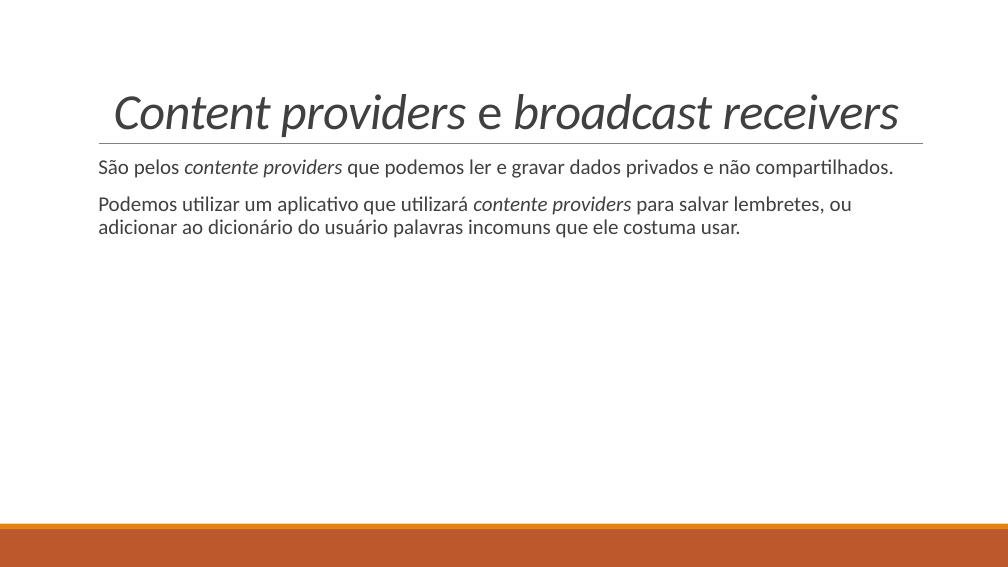
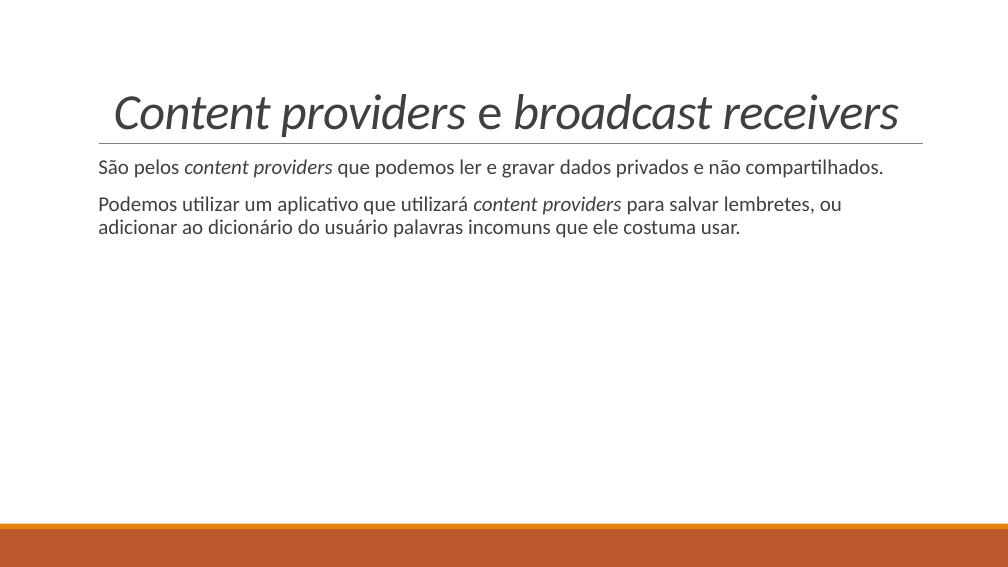
Before and after one commit to LucasHerculanoAmaro/Minhas-Aulas, a slide deck: slide 18 of Eugenio Mariz de Oliveira Netto/Programação de Aplicativos Mobile II/Aula 10/Componentes dos aplicativos Android.pptx. Drawn at 1008x567 pixels with LibreOffice and Linux fonts; fonts in the diff are those of the drawing. Boxes give left, top, right and bottom in pixels: in the first picture for what was removed or moved away, otherwise in the second. Text is boxed around its words. In the diff, an @@ line names an element or a change of style, - is before the commit and + after.

Commit message:
Trabalhando no projeto e na aula 10 de aplicativo mobile

```diff
--- a/Eugenio Mariz de Oliveira Netto/Programação de Aplicativos Mobile II/Aula 10/Componentes dos aplicativos Android.pptx
+++ b/Eugenio Mariz de Oliveira Netto/Programação de Aplicativos Mobile II/Aula 10/Componentes dos aplicativos Android.pptx
@@ text at (98, 159, 884, 238): text changed @@
-  São pelos contente providers que podemos ler e gravar dados privados e não compartilhados.
-  Podemos utilizar um aplicativo que utilizará contente providers para salvar lembretes, ou adicionar ao dicionário do usuário palavras incomuns que ele costuma usar.
+  São pelos content providers que podemos ler e gravar dados privados e não compartilhados.
+  Podemos utilizar um aplicativo que utilizará content providers para salvar lembretes, ou adicionar ao dicionário do usuário palavras incomuns que ele costuma usar.
```
Also in this commit, not shown: 2 other slides changed, 3 other files.
